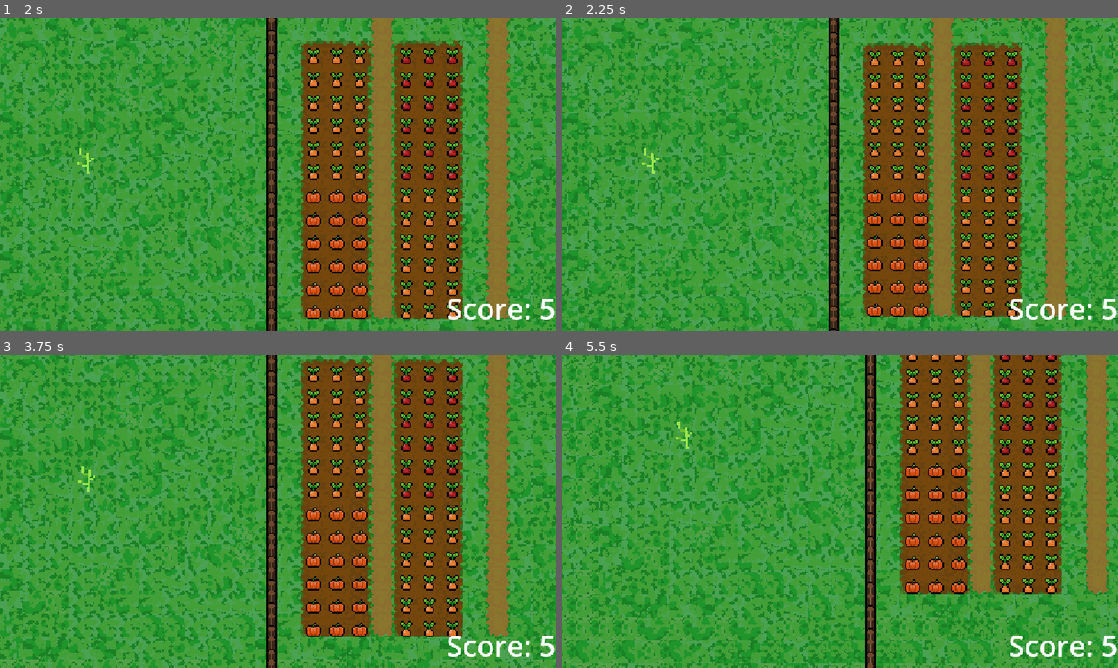
Above: before the commit, frames 1-4 (two rows, left to right).
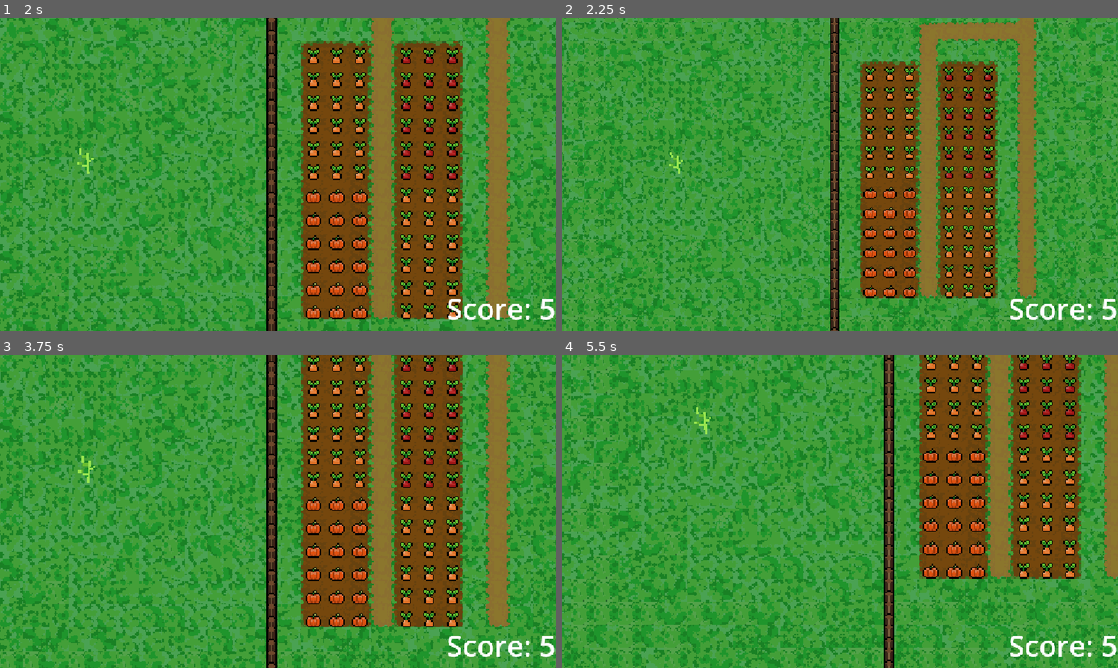
Above: after the commit, the same moments.

Repository: Surezzi/weedy-garden
Game: Godot game, scene res://main.tscn
Two runs of this game, one before a commit and one after it. Both use one fixed random seed, a clock stepped at 60 frames per second and the inputs below.
Inputs (mouse positions are in pixels of both pictures, inside the frame that each line leads up to):
- Up to frame 1 (2 s): tap Enter at 0.5 s; drag from (83, 174) to (333, 105) at 0.52 s; tap Space at 1.25 s; drag from (166, 190) to (250, 237) at 1.27 s
- Up to frame 2 (2.25 s): tap Enter at 2 s; move the mouse to (895, 105) at 2.02 s; tap Mouse wheel down (mouse_zoom_minus) at 2.1 s; click (895, 105) at 2.17 s
- Up to frame 3 (3.75 s): tap Mouse wheel up (mouse_zoom_plus) at 2.3 s; tap Space at 2.75 s; drag from (250, 574) to (111, 464) at 2.77 s; move the mouse to (444, 558) at 3.52 s; hold S (s) from 3.53 s (still down); click (444, 558) at 3.67 s
- Up to frame 4 (5.5 s): tap W (w) at 3.8 s; release S (s) at 4.25 s; drag from (673, 464) to (756, 433) at 4.27 s; tap Enter at 5 s; move the mouse to (867, 511) at 5.02 s; hold A (a) from 5.03 s (still down); click (867, 511) at 5.17 s; tap D (d) at 5.3 s

Frame 1 is identical in both runs. In frame 2, 66% of the frame differs, in the area x 0-100%, y 0-100%; in frame 3, 54%; in frame 4, 66%.

Commit message:
fix camera sticking

Diff:
--- a/scripts/camera_control.gd
+++ b/scripts/camera_control.gd
@@ -1,29 +1,75 @@
 extends Camera2D
 
-const MAX_ZOOM = Vector2(3.0, 3.0)
-const MIN_ZOOM = Vector2(0.8, 0.8)
+const MAX_ZOOM := Vector2(3.0, 3.0)
+const MIN_ZOOM := Vector2(0.8, 0.8)
+const MOVE_SPEED := 300.0
+const ZOOM_STEP := 0.15
 
-const MOVE_SPEED = 200.0
-# Called when the node enters the scene tree for the first time.
+
+const LIMIT_LEFT := -172.0
+const LIMIT_TOP := -185.0
+const LIMIT_RIGHT := 1296.0
+const LIMIT_BOTTOM := 809.0
+
+
 func _ready() -> void:
-	pass # Replace with function body.
+	make_current()
+	position_smoothing_enabled = false
+	drag_horizontal_enabled = false
+	drag_vertical_enabled = false
+	offset = Vector2.ZERO
+	_clamp_camera()
 
-# Called every frame. 'delta' is the elapsed time since the previous frame.
+
 func _process(delta: float) -> void:
-	if Input.is_action_just_pressed("mouse_zoom_plus"):
-		zoom += Vector2(1.0, 1.0)*delta
-	if Input.is_action_just_pressed("mouse_zoom_minus"):
-		zoom -= Vector2(1.0, 1.0)*delta
-	zoom = zoom.clamp(MIN_ZOOM, MAX_ZOOM)
+	var direction := Vector2.ZERO
 
 	if Input.is_action_pressed("w"):
-		position.y -= MOVE_SPEED * delta
+		direction.y -= 1
 	if Input.is_action_pressed("a"):
-		position.x -= MOVE_SPEED * delta
+		direction.x -= 1
 	if Input.is_action_pressed("s"):
-		position.y += MOVE_SPEED * delta
+		direction.y += 1
 	if Input.is_action_pressed("d"):
-		position.x += MOVE_SPEED * delta
+		direction.x += 1
 
-	position.x = clamp(position.x, limit_left, limit_right)
-	position.y = clamp(position.y, limit_top, limit_bottom)
+	if direction != Vector2.ZERO:
+		global_position += direction.normalized() * MOVE_SPEED * delta
+		_clamp_camera()
+
+
+func _unhandled_input(event: InputEvent) -> void:
+	if event is InputEventMouseButton and event.pressed:
+		if event.button_index == MOUSE_BUTTON_WHEEL_UP:
+			zoom += Vector2(ZOOM_STEP, ZOOM_STEP)
+		elif event.button_index == MOUSE_BUTTON_WHEEL_DOWN:
+			zoom -= Vector2(ZOOM_STEP, ZOOM_STEP)
+
+		zoom = zoom.clamp(MIN_ZOOM, MAX_ZOOM)
+		_clamp_camera()
+
+
+func _clamp_camera() -> void:
+	var viewport_size := get_viewport_rect().size
+
+	var visible_world_size := Vector2(
+		viewport_size.x / zoom.x,
+		viewport_size.y / zoom.y
+	)
+
+	var half_visible_size := visible_world_size * 0.5
+
+	var min_x := LIMIT_LEFT + half_visible_size.x
+	var max_x := LIMIT_RIGHT - half_visible_size.x
+	var min_y := LIMIT_TOP + half_visible_size.y
+	var max_y := LIMIT_BOTTOM - half_visible_size.y
+
+	if min_x > max_x:
+		global_position.x = (LIMIT_LEFT + LIMIT_RIGHT) * 0.5
+	else:
+		global_position.x = clamp(global_position.x, min_x, max_x)
+
+	if min_y > max_y:
+		global_position.y = (LIMIT_TOP + LIMIT_BOTTOM) * 0.5
+	else:
+		global_position.y = clamp(global_position.y, min_y, max_y)
